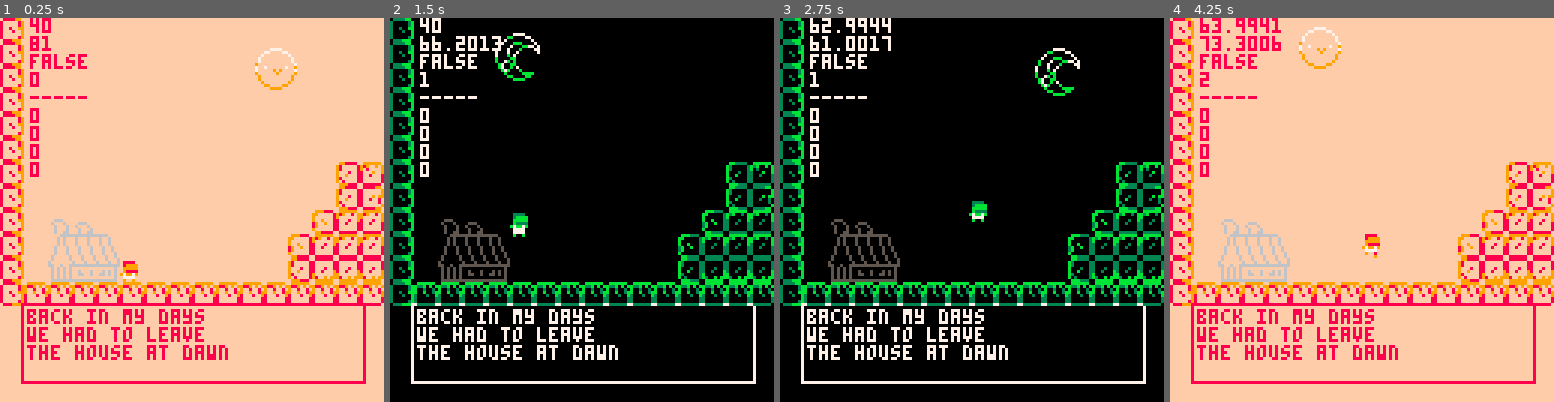
Above: before the commit, frames 1-4 (left to right).
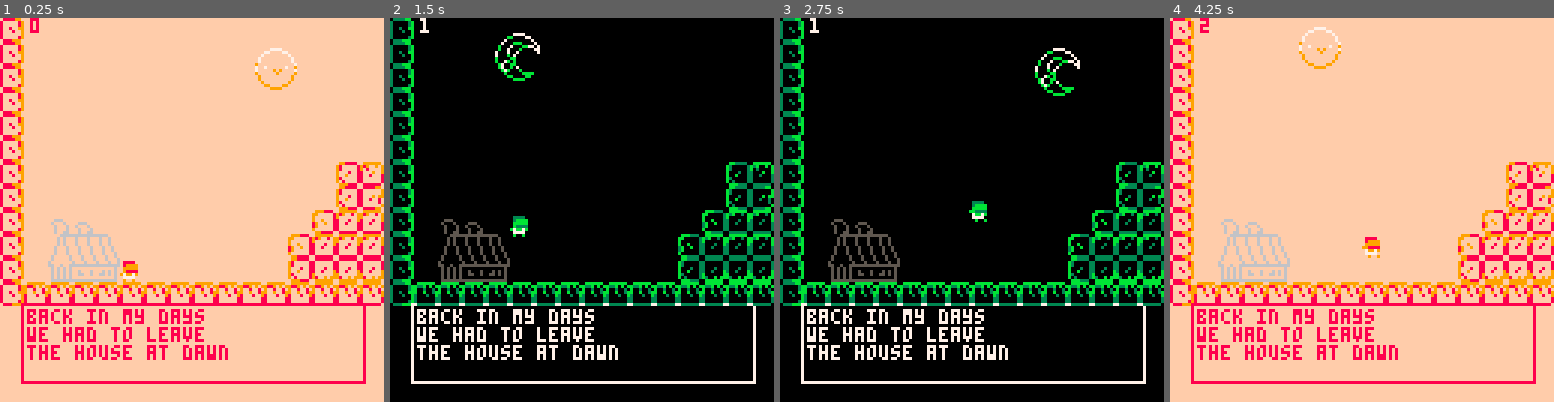
Above: after the commit, the same moments.

Repository: NataliaPrzemylska/milk1-way
Game: PICO-8 cartridge milkjourney.p8
Same seed, same stepped clock (60 frames per second), same inputs: the game is played once before the commit and once after it.
Inputs:
- Up to frame 1 (0.25 s): no input
- Up to frame 2 (1.5 s): tap X (X key) at 0.33, 1.07 s; tap O (Z key) at 0.7 s
- Up to frame 3 (2.75 s): hold Right 1.6-2.1 s; tap O (Z key) at 1.7, 2.1, 2.5 s; tap X (X key) at 1.85 s; hold Up 2.15-2.42 s; hold Right from 2.47 s (still down)
- Up to frame 4 (4.25 s): tap O (Z key) every 0.4 s from 2.9 to 4.1 s; tap X (X key) at 2.97, 4.08 s; release Right at 3.03 s; hold Left 3.08-3.58 s; hold Right from 4.02 s (still down)

The runs differ from the first frame. In frame 1, 1.0% of the frame differs, in the area x 7-23%, y 0-42%; in frame 2, 1.4%; in frame 3, 1.5%; in frame 4, 1.6%, in the area x 7-55%, y 0-63%.

Commit message:
Adding dynamic level object - car

Diff:
--- a/dynamic_level_objects.lua
+++ b/dynamic_level_objects.lua
@@ -1,19 +1,30 @@
-current_objects = {
 
-}
-
-car = {
-    x = 140,
-    y = 112,
-    spr = 33,
-    draw = draw_car,
-    day = true,
-    spd = 10,
-    width = 16,
-    height = 7
-}
+function update_car(c)
+    if c.spd != nil then
+        if c.x*(c.spd > 0 and 1 or -1)>c.destination_x  then
+            c.x=c.spawn_x
+        end
+            c.x += c.spd
+    end
+end
 
 function draw_car(c)
     spr(c.spr, c.x, c.y)
     spr(c.spr+1, c.x+8, c.y)
 end
+
+car = {
+    spawn_x = -32,
+    destination_x = 140,
+    x = -8,
+    y = 80,
+    spr = 32,
+    draw = draw_car,
+    update = update_car,
+    day = true,
+    spd = 15,
+    width = 16,
+    height = 7
+}
+current_objects = {
+}
--- a/levels.lua
+++ b/levels.lua
@@ -7,7 +7,8 @@
 
 levels[2] = { left_lvl=1, right_lvl=3, mapX=1, mapY=0,
     spawn_left={x=1, y=40}, spawn_right={x=120, y=80},
-    quote="back in my days\nwe had to walk uphill\nall the way"}
+    quote="back in my days\nwe had to wait until\nnighttime to cross the road\n(press x)",
+    dynamic_objects={car}}
 
 levels[3] = { left_lvl=2, right_lvl=4, mapX=2, mapY=0,
     spawn_left={x=1, y=80}, spawn_right={x=120, y=16},
@@ -50,6 +51,8 @@
     player.y = spawn.y
 
     adjust_platforms()
+
+    spawn_dynamic_objects()
 end
 
 -- reconfigure the game for >>>comeback<<<
@@ -88,6 +91,16 @@
     end
 
     adjust += 1
+end
+function spawn_dynamic_objects()
+    for i in pairs (current_objects) do
+        current_objects [i] = nil
+    end
+    if levels[level_index].dynamic_objects ~= nil then
+        for index, value in ipairs(levels[level_index].dynamic_objects) do
+            current_objects[index] = value
+        end
+    end
 end
 
 function draw_level()
--- a/main.lua
+++ b/main.lua
@@ -12,8 +12,8 @@
 
 function _update()
     for obj in all(current_objects) do
-        if obj.spd != nil then
-            obj.x += obj.spd
+        if day == obj.day then
+            obj.update(obj);
         end
     end
     player_input()
@@ -45,14 +45,15 @@
     end
 
 
+
     --debug
-    print(player.x,10,0)
-    print(player.y)
-    print(player.has_milk)
-    print(adjust)
-    print("-----")
-    print(mapX)
-    print(mapY)
-    print(temp_mapx)
-    print(temp_mapy)
+    --print(player.x,10,0)
+    --print(player.y)
+    --print(player.has_milk)
+    print(adjust, 10,0)
+    --print("-----")
+    --print(mapX)
+    --print(mapY)
+    --print(temp_mapx)
+    --print(temp_mapy)
 end
--- a/milkjourney.p8
+++ b/milkjourney.p8
@@ -55,14 +55,14 @@
 30000003300000033000000330000000000000030000000000000000000000000000000000000000000000000000000050000005b0000b07b00000bb50000005
 300000033000000330000003300000000000000300000000000000000000000000000000000000000000000000000000500000057000b00770000b0750000005
 0333333003333330033333300333333333333330333333333333333333333333000000000000000000000000000000000555555007b7777007777bb005555550
-0333bbb003333bb003333bb003333bb00bbbb33000006666660000000000000000000000000000000000000000000000055555500b777b700bbb7b7005555550
-3003000b3000003b3000000b3000000bb0000003000660660000000000000000000000000000000000000000000000005000000570b00007bb00000b50000005
-300300b03000003b3000000b300000bbb000000300060000000000000000000000000000000000000000000000000000500000057b0000bbbb0000bb50000005
-3000b0bb300300bb3000b0bb3000003b3bb0000300066660000000000000000000000000000000000000000000000000500050057b00b007b0b7000750050005
-3003000b3000300b300300303000003b3b0000030000006600000000000000000000000000000000000000000000000050050005b007000b7000b00b50005005
-3000000b3000000b3000003030000003bb0000030000000600000000000000000000000000000000000000000000000050000005b0000007b000000750000005
-300000bb3000003b3000000b3000b003b000b0030006666660000000000000000000000000000000000000000000000050000005700bb0077000b00b50000005
-033333b00333bbb003333bb030030003b000b0030000060000000000000000000000000000000000000000000000000005555550077b7b700b7bb7b005555550
+0333bbb003333bb003333bb003333bb00bbbb33000000000000000000000000000000000000000000000000000000000055555500b777b700bbb7b7005555550
+3003000b3000003b3000000b3000000bb0000003000000000000000000000000000000000000000000000000000000005000000570b00007bb00000b50000005
+300300b03000003b3000000b300000bbb000000300000000000000000000000000000000000000000000000000000000500000057b0000bbbb0000bb50000005
+3000b0bb300300bb3000b0bb3000003b3bb0000300000000000000000000000000000000000000000000000000000000500050057b00b007b0b7000750050005
+3003000b3000300b300300303000003b3b0000030000000000000000000000000000000000000000000000000000000050050005b007000b7000b00b50005005
+3000000b3000000b3000003030000003bb0000030000000000000000000000000000000000000000000000000000000050000005b0000007b000000750000005
+300000bb3000003b3000000b3000b003b000b0030000000000000000000000000000000000000000000000000000000050000005700bb0077000b00b50000005
+033333b00333bbb003333bb030030003b000b0030000000000000000000000000000000000000000000000000000000005555550077b7b700b7bb7b005555550
 0bb333300bbb33300bb33330300030bb3003000300000000000000000000000000000000000000000000000000000000055555500bbb7b7007bb7b7005555550
 b3000003bb000003b0b000033003003bb300300300000000000000000000000000000000000000000000000000000000500000057000000bb000000b50000005
 b3000003b0000003b00000033000003bb30000030000000000000000000000000000000000000000000000000000000050000005700000bbbb00000b50000005
--- a/player.lua
+++ b/player.lua
@@ -17,7 +17,7 @@
 ANIM = {
     -- repeat the animations to have the same lenght for simplicity
     walk = {0, 1, 2, 0, 1, 2},
-    idle = {0, 5, 0, 5, 0, 5},
+    idle = {0, 0, 0, 5, 5, 5},
     LEN = 6,
     air_up = 3,
     air_down = 4,
@@ -27,12 +27,17 @@
 day_cooldown = 0
 
 function animate_player(walking, in_air)
+    -- show the frame from correct animation
     if in_air then
-        player.current_sprite = player.vy < 0 and ANIM.air_up or ANIM.air_down
+        if walking then
+            player.current_sprite = player.vy < 0 and ANIM.air_up or ANIM.air_down
+        else
+            player.current_sprite = player.vy < 0 and 5 or 0
+        end
+    else
+        player.current_sprite = (walking and ANIM.walk or ANIM.idle)[flr(player.animation_index)]
     end
 
-    -- show the frame from correct animation
-    player.current_sprite = (walking and ANIM.walk or ANIM.idle)[flr(player.animation_index)]
 
     -- move the counter forward and loop it
     local animation_speed = walking and 0.5 or 0.125
